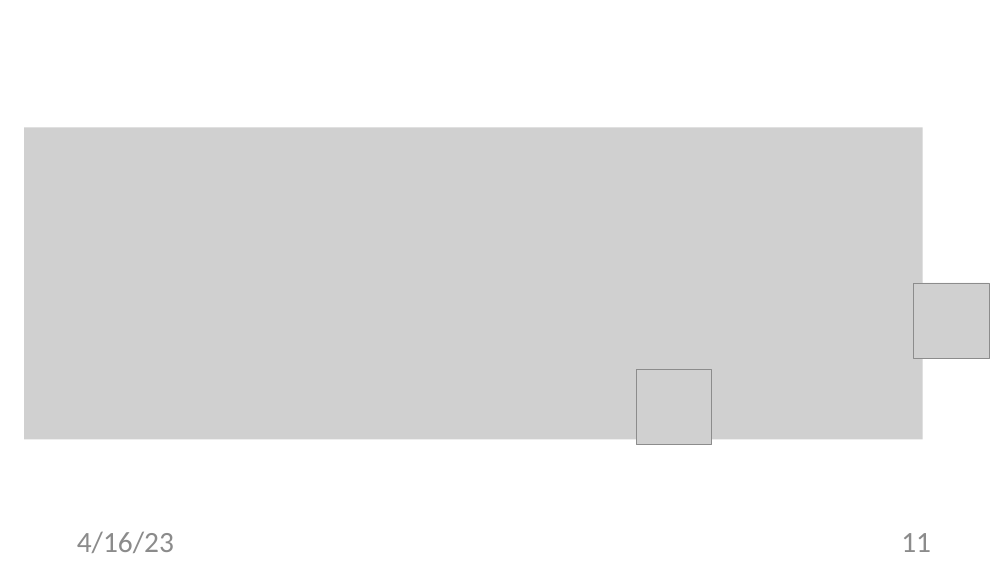
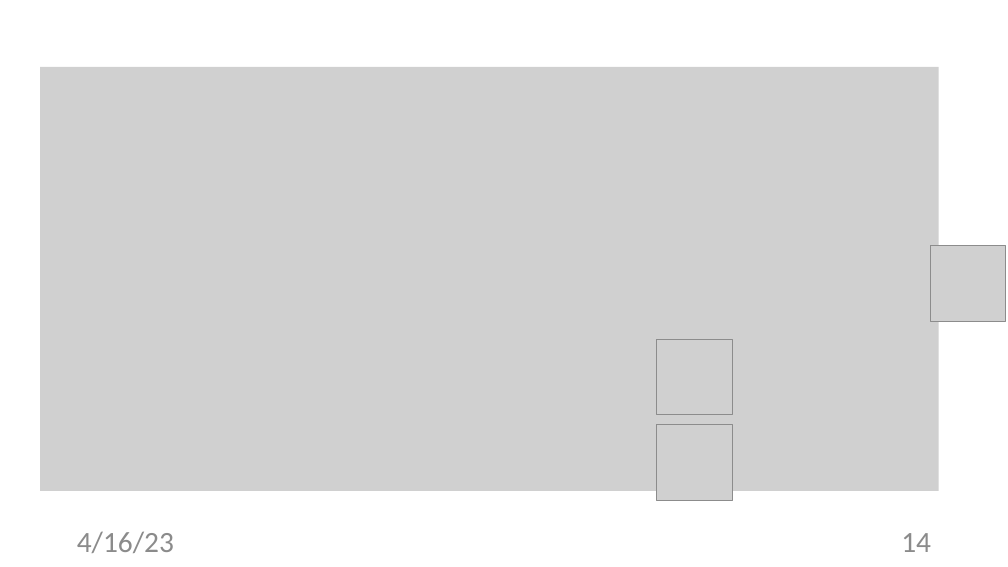
Before and after one commit to alexjungaalto/FederatedLearning, a slide deck: slide 14 of slides/CS-E4740_GraphLearning.pptx (slide 11 before the commit). Drawn at 1008x567 pixels with LibreOffice and Linux fonts; fonts in the diff are those of the drawing; grey boxes stand for pictures. Boxes give left, top, right and bottom in pixels: in the first picture for what was removed or moved away, otherwise in the second. Text is boxed around its words. In the diff, an @@ line names an element or a change of style, - is before the commit and + after.

```diff
--- a/slides/CS-E4740_GraphLearning.pptx
+++ b/slides/CS-E4740_GraphLearning.pptx
@@ picture: place and size @@
-picture at [24, 128, 923, 440]
+picture at [40, 67, 938, 491]
@@ picture: place and size @@
-picture at [913, 283, 989, 358]
+picture at [930, 246, 1006, 321]
@@ picture: place and size @@
-picture at [637, 369, 712, 445]
+picture at [657, 340, 733, 415]
@@ picture added at [657, 425, 733, 501] @@
@@ page number at [901, 533, 931, 552]: text changed @@
-11
+14
```
Also in this commit, not shown: 3 other slides changed, 9 slides added, 1 slide removed, 3 other files.
